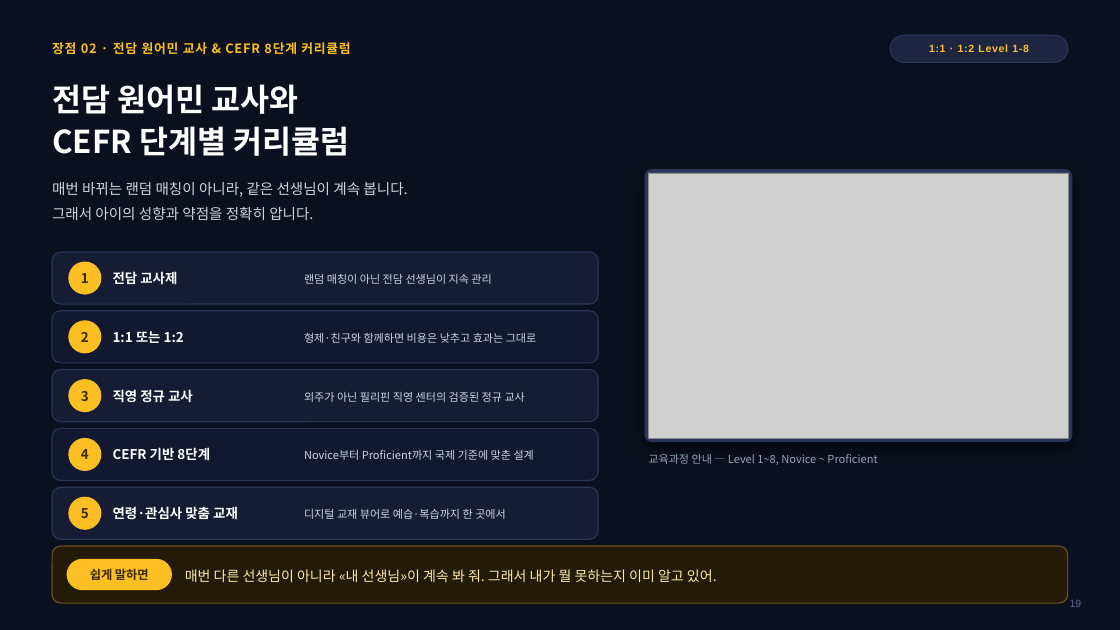
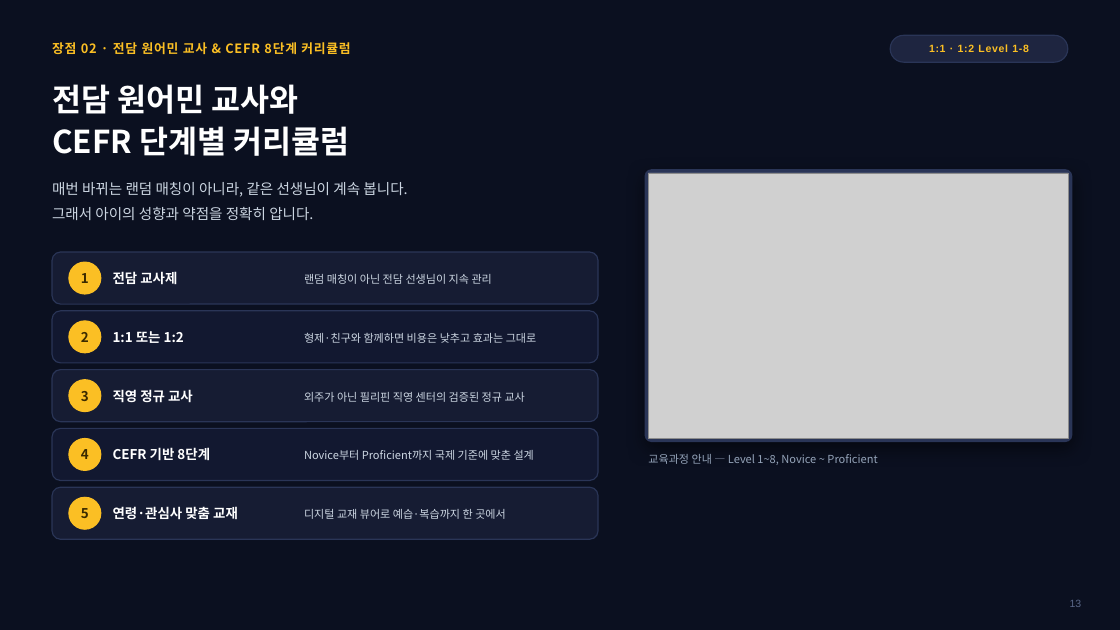
Before and after one commit to navy111p-sudo/mangoiweb, a slide deck: slide 13 of docs/MANGO_AI_안내_통합본_2026-08-17.pptx (slide 19 before the commit). Drawn at 1120x630 pixels with LibreOffice and Linux fonts; fonts in the diff are those of the drawing; grey boxes stand for pictures; background and template pictures are left out. Boxes give left, top, right and bottom in pixels: in the first picture for what was removed or moved away, otherwise in the second. Text is boxed around its words. In the diff, an @@ line names an element or a change of style, - is before the commit and + after.

```diff
--- a/docs/MANGO_AI_안내_통합본_2026-08-17.pptx
+++ b/docs/MANGO_AI_안내_통합본_2026-08-17.pptx
@@ rounded rectangle removed at (52, 546, 1068, 603) @@
@@ rounded rectangle removed at (67, 560, 171, 590) @@
@@ text removed at (90, 568, 149, 580) @@
-쉽게 말하면
@@ text removed at (185, 569, 717, 582) @@
-매번 다른 선생님이 아니라 «내 선생님»이 계속 봐 줘. 그래서 내가 뭘 못하는지 이미 알고 있어.
@@ text at (1070, 600, 1082, 607): text changed @@
-19
+13
```
Also in this commit, not shown: 34 other slides changed, 6 slides removed.
